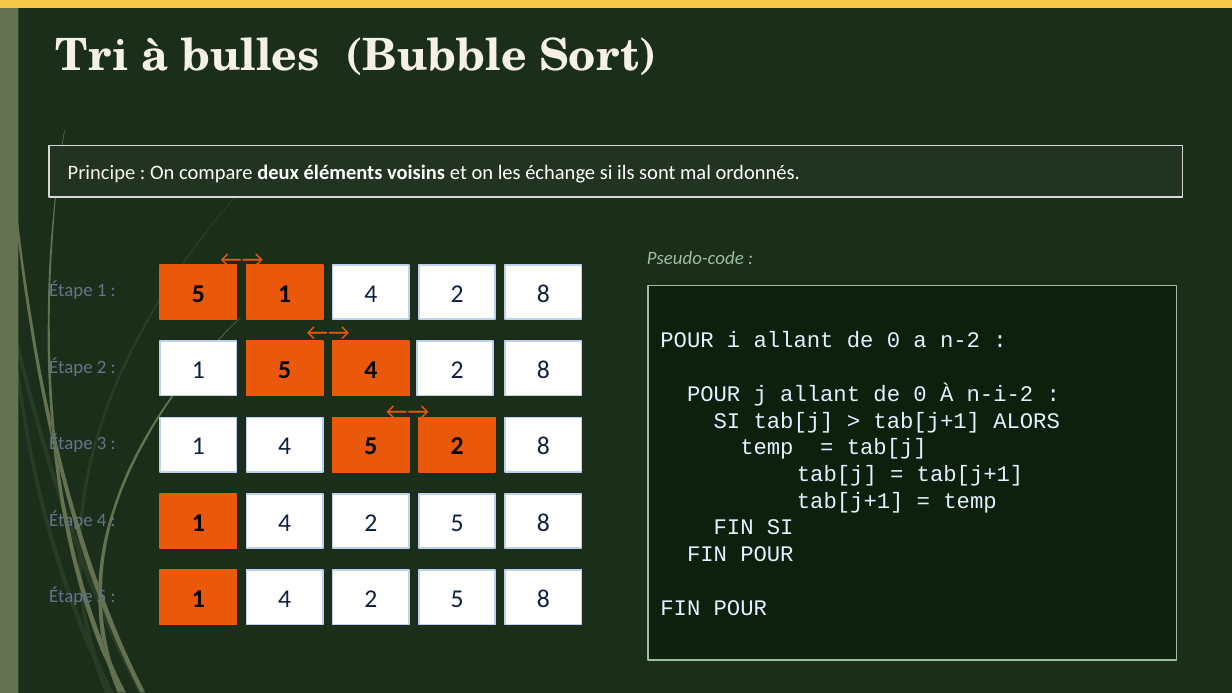
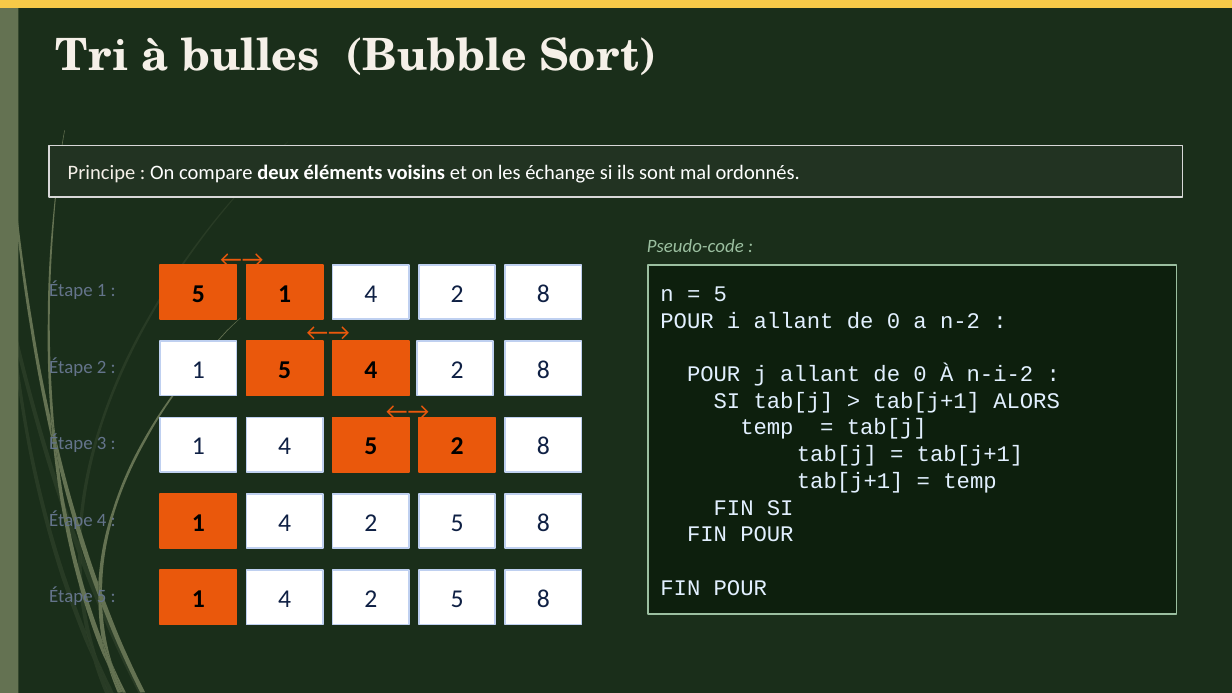
Before and after one commit to Karenkorra/Test_Java_Group6, a slide deck: slide 8 of Java_Groupe6.pptx. Drawn at 1232x693 pixels with LibreOffice and Linux fonts; fonts in the diff are those of the drawing. Boxes give left, top, right and bottom in pixels: in the first picture for what was removed or moved away, otherwise in the second. Text is boxed around its words. In the diff, an @@ line names an element or a change of style, - is before the commit and + after.

```diff
--- a/Java_Groupe6.pptx
+++ b/Java_Groupe6.pptx
@@ text "Pseudo-code :": place and size @@
-text "Pseudo-code :" at <box>647,251,744,264</box>
+text "Pseudo-code :" at <box>647,239,744,252</box>
@@ rectangle "n = 5": place and size @@
-rectangle "n = 5" at <box>648,285,1177,659</box>
+rectangle "n = 5" at <box>648,265,1177,614</box>
@@ text in rectangle at <box>660,286,727,301</box>: paragraph added @@
+n = 5
```
Also in this commit, not shown: 4 other slides changed.
